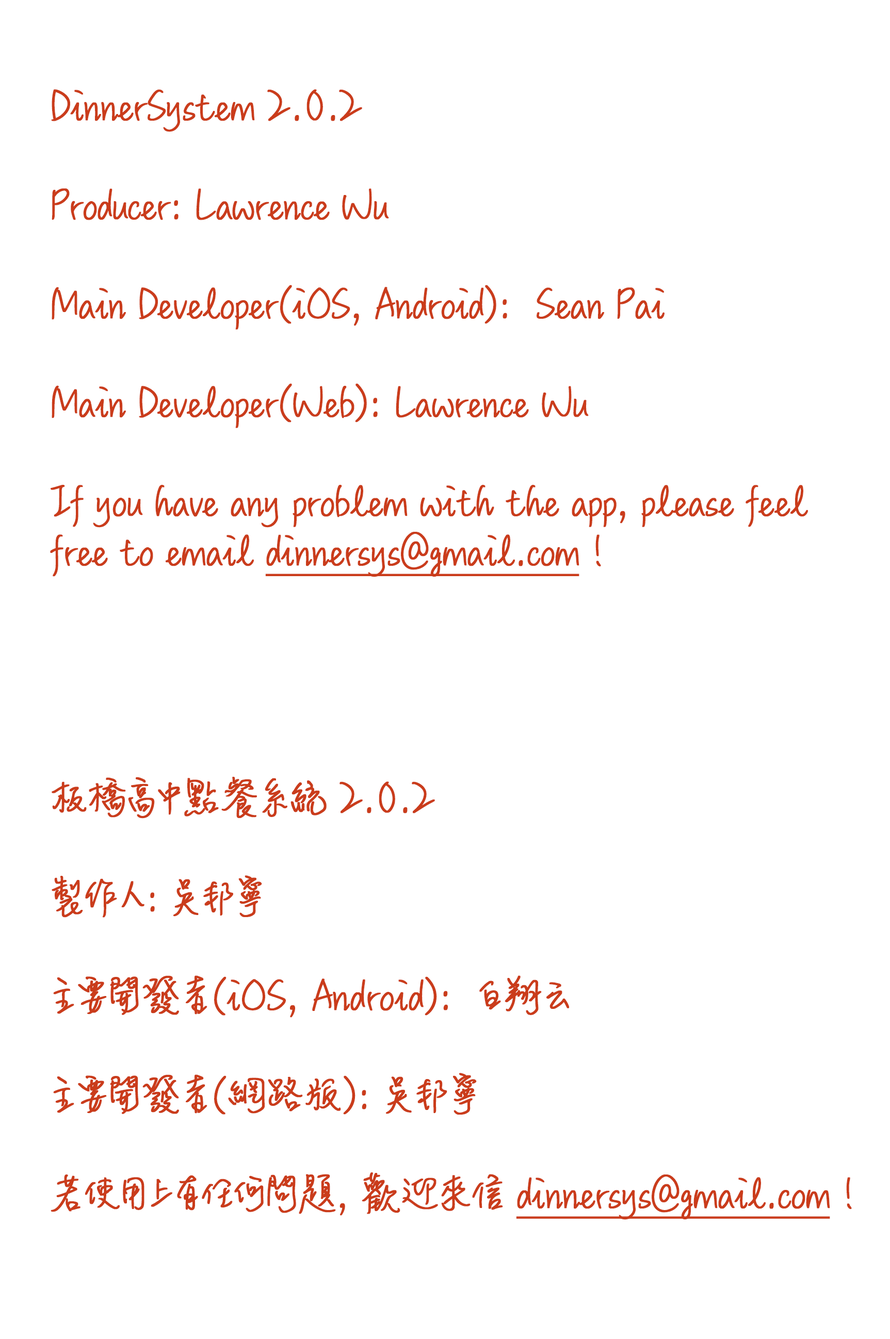
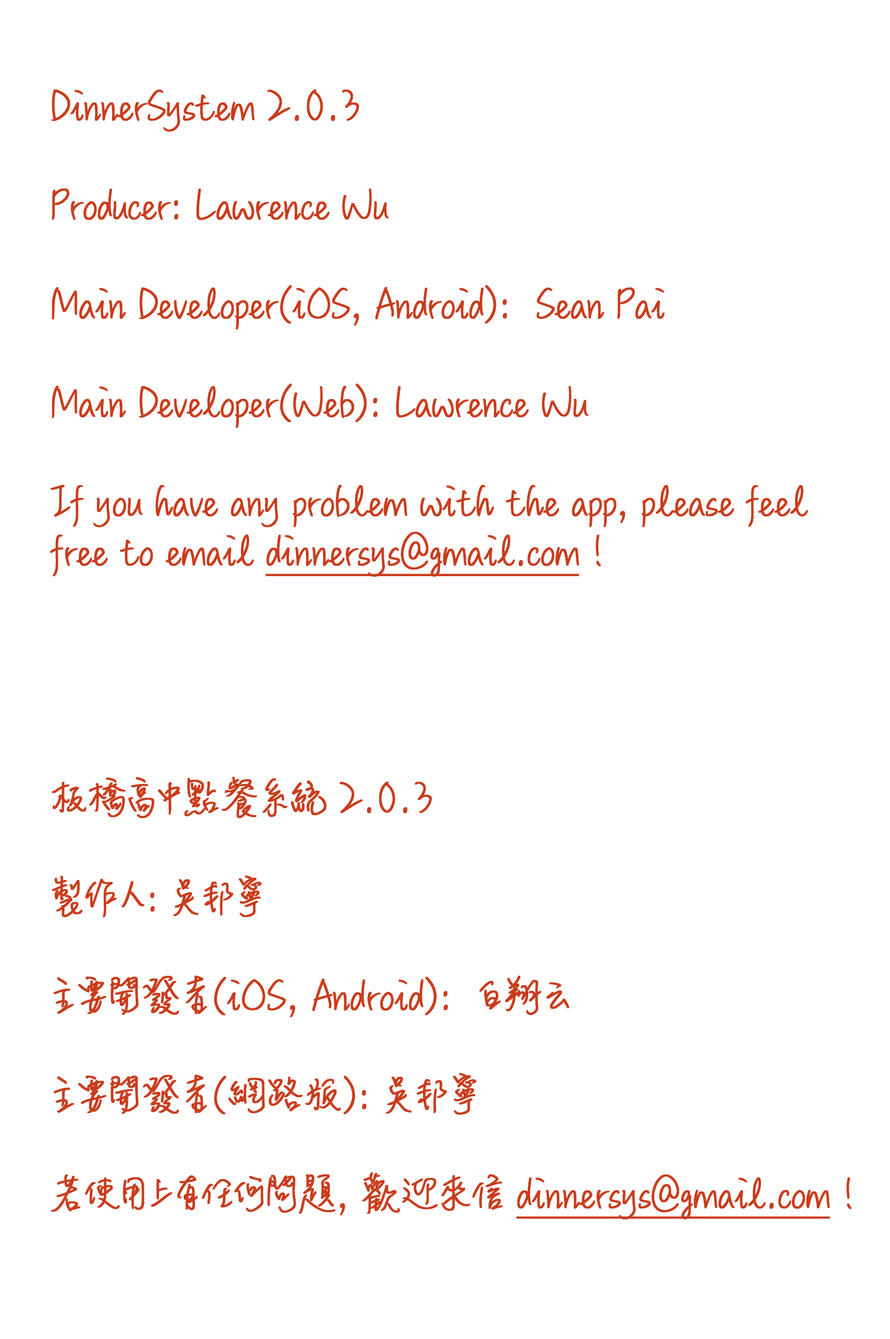
Layered file, before and after one edit (890px x 1339px). Changes by layer:
renamed "DinnerSystem 2.0.2 Producer: Lawrence Wu Main Developer(iOS," to "DinnerSystem 2.0.3 Producer: Lawrence Wu Main Developer(iOS,", painted on it over [338, 89, 435, 814]
